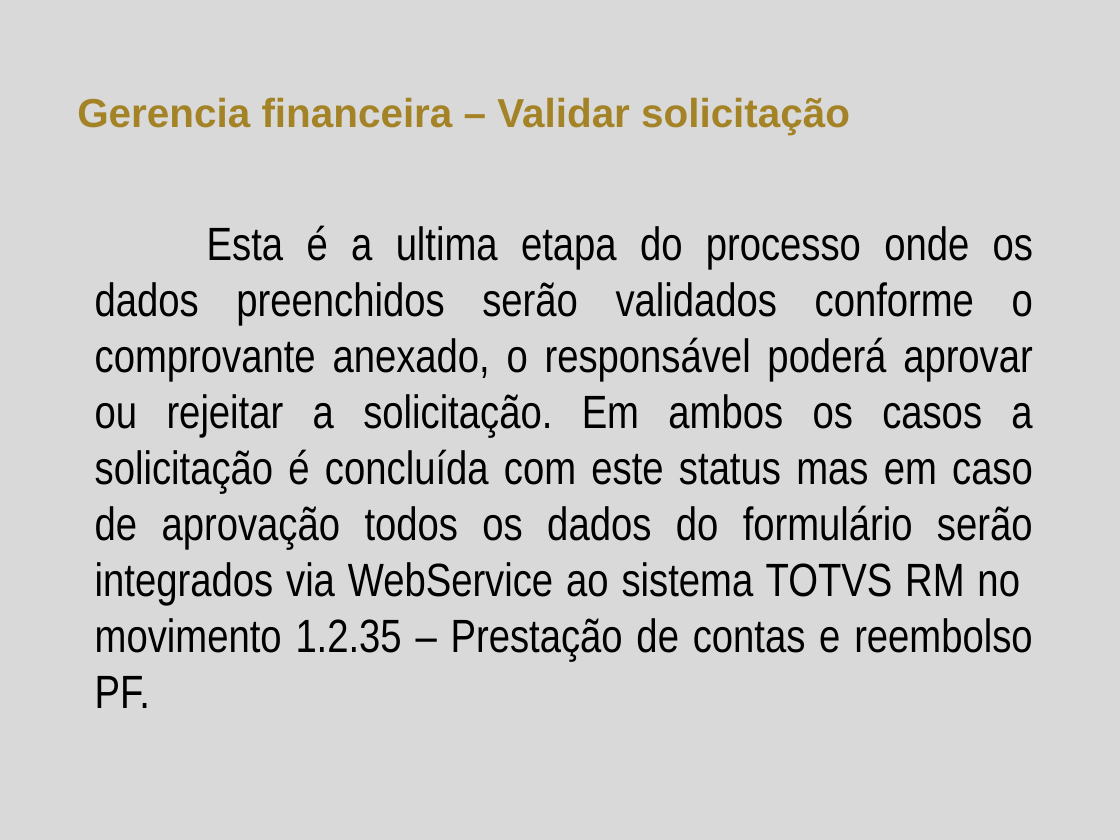
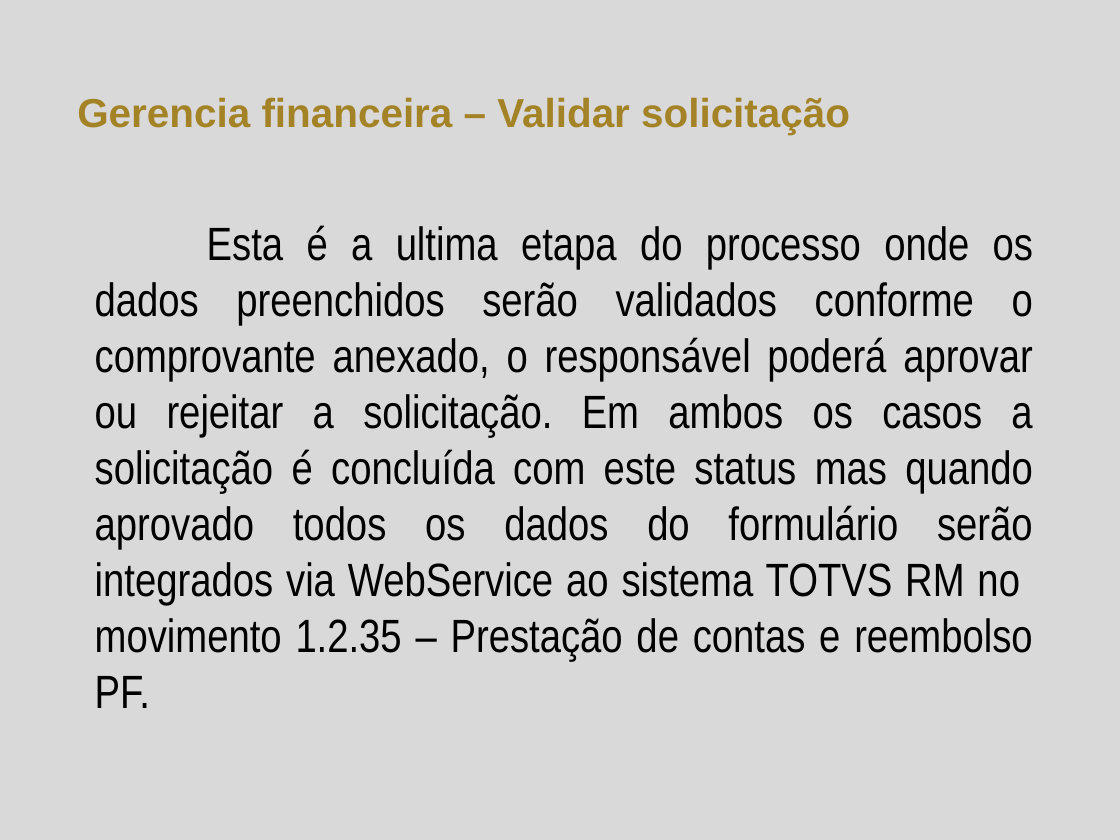
Before and after one commit to herickfreitas/Fluig_RM_MovMovimentoTBCData, a slide deck: slide 7 of Reembolso alimentação.pptx. Drawn at 1120x840 pixels with LibreOffice and Linux fonts; fonts in the diff are those of the drawing; background and template pictures are left out. Boxes give left, top, right and bottom in pixels: in the first picture for what was removed or moved away, otherwise in the second. Text is boxed around its words. In the diff, an @@ line names an element or a change of style, - is before the commit and + after.

```diff
--- a/Reembolso alimentação.pptx
+++ b/Reembolso alimentação.pptx
@@ text at bbox=[95, 225, 1033, 708]: text changed @@
-Esta é a ultima etapa do processo onde os dados preenchidos serão validados conforme o comprovante anexado, o responsável poderá aprovar ou rejeitar a solicitação. Em ambos os casos a solicitação é concluída com este status mas em caso de aprovação todos os dados do formulário serão integrados via WebService ao sistema TOTVS RM no movimento 1.2.35 – Prestação de contas e reembolso PF.
+Esta é a ultima etapa do processo onde os dados preenchidos serão validados conforme o comprovante anexado, o responsável poderá aprovar ou rejeitar a solicitação. Em ambos os casos a solicitação é concluída com este status mas quando aprovado todos os dados do formulário serão integrados via WebService ao sistema TOTVS RM no movimento 1.2.35 – Prestação de contas e reembolso PF.
```
Also in this commit, not shown: 3 other slides changed.
